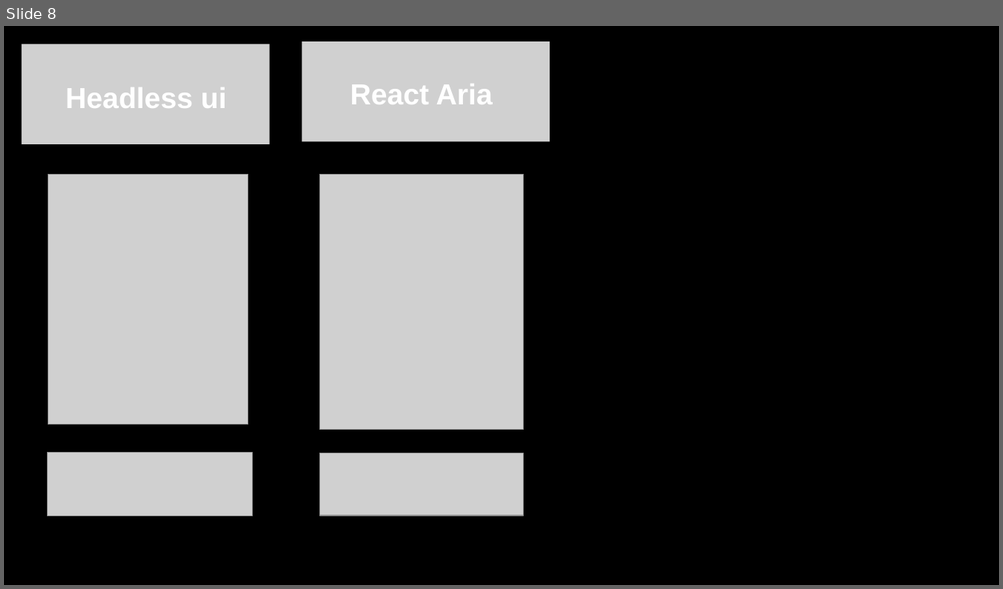
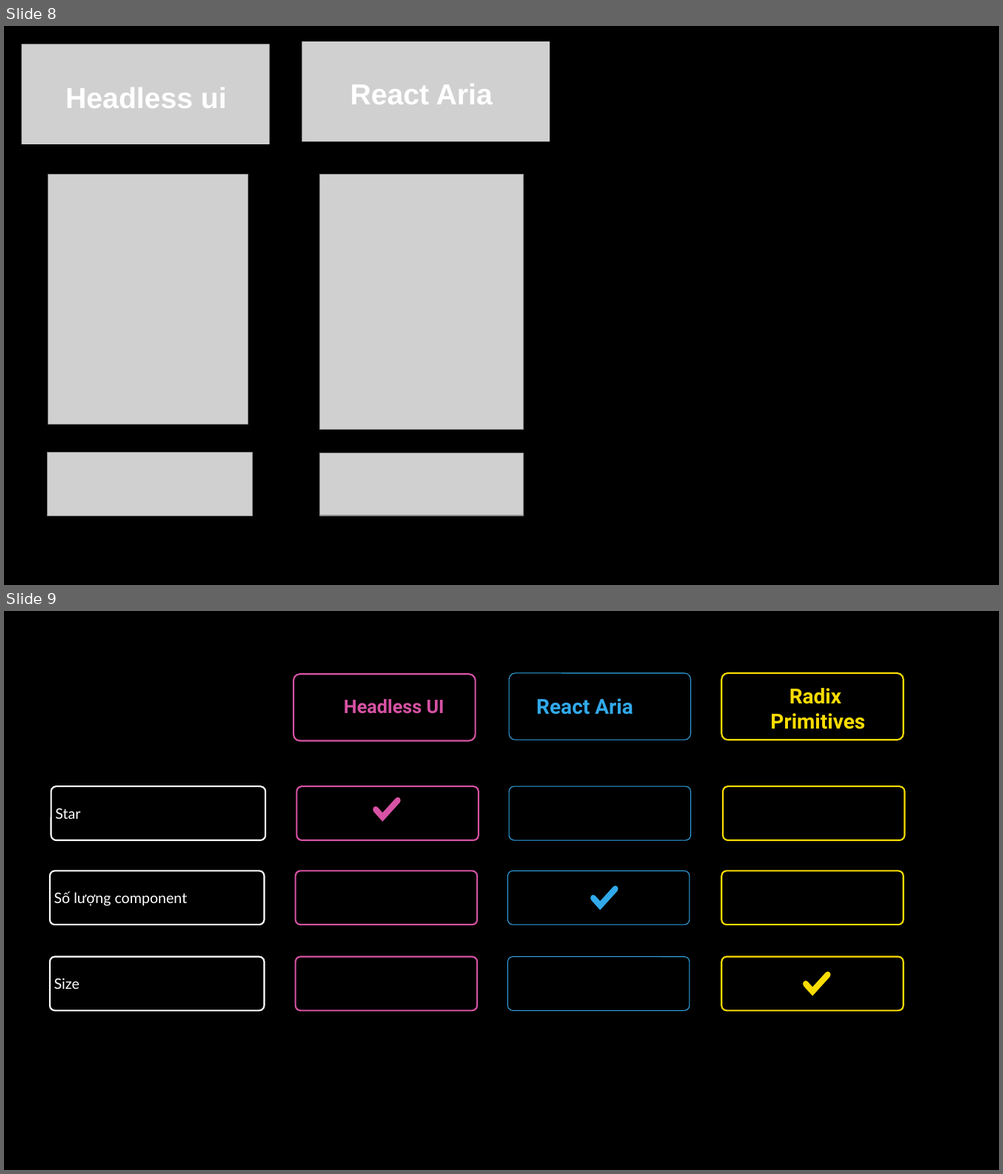
Before and after one commit to lanhanh259/unstyled-ui, a slide deck: unstyled component.pptx. Shown one above the other, each under a label of ours: slide 8 before the commit, slides 8 and 9 after it. The pictures are 1003x589 and 1003x1174 pixels, drawn with LibreOffice and Linux fonts; fonts in the diff are those of the drawing; grey boxes stand for pictures. Boxes give left, top, right and bottom in pixels: in the first picture for what was removed or moved away, otherwise in the second. Text is boxed around its words. In the diff, an @@ line names an element or a change of style, - is before the commit and + after.

```diff
--- a/unstyled component.pptx
+++ b/unstyled component.pptx
@@ slide 9 added at <box>4,611,999,1170</box>, background #000000 @@
@@ rounded rectangle added at <box>293,675,475,741</box>, outline #D752A4 1.5 pt @@
@@ rounded rectangle added at <box>509,673,691,739</box>, outline #31A9EA 0.75 pt @@
@@ rounded rectangle added at <box>722,673,904,739</box>, outline #F9DC01 1.5 pt @@
@@ text added at <box>344,699,444,714</box>, 18 pt, text #D752A4, bold @@
+Headless UI
@@ text added at <box>536,698,633,715</box>, 20 pt, text #31A9EA, bold @@
+React Aria
@@ text added at <box>770,688,865,729</box>, 20 pt, text #F9DC01, bold @@
+Radix
+Primitives
@@ rounded rectangle added at <box>51,786,265,840</box>, outline #FFFFFF 1.5 pt, 14 pt, text #FFFFFF @@
+Star
@@ rounded rectangle added at <box>296,786,478,840</box>, outline #D752A4 1.5 pt @@
@@ rounded rectangle added at <box>509,786,691,840</box>, outline #31A9EA 0.75 pt @@
@@ rounded rectangle added at <box>723,786,905,840</box>, outline #F9DC01 1.5 pt @@
@@ freeform shape added at <box>373,797,401,821</box>, fill #D752A4 @@
@@ rounded rectangle added at <box>50,871,264,925</box>, outline #FFFFFF 1.5 pt, 14 pt, text #FFFFFF @@
+Số lượng component
@@ rounded rectangle added at <box>296,871,478,925</box>, outline #D752A4 1.5 pt @@
@@ rounded rectangle added at <box>508,871,690,925</box>, outline #31A9EA 0.75 pt @@
@@ rounded rectangle added at <box>722,871,904,925</box>, outline #F9DC01 1.5 pt @@
@@ freeform shape added at <box>589,886,618,910</box>, fill #31A9EA @@
@@ rounded rectangle added at <box>50,957,264,1011</box>, outline #FFFFFF 1.5 pt, 14 pt, text #FFFFFF @@
+Size
@@ rounded rectangle added at <box>296,957,478,1011</box>, outline #D752A4 1.5 pt @@
@@ rounded rectangle added at <box>508,957,690,1011</box>, outline #31A9EA 0.75 pt @@
@@ rounded rectangle added at <box>722,957,904,1011</box>, outline #F9DC01 1.5 pt @@
@@ freeform shape added at <box>802,971,831,996</box>, fill #F9DC01 @@
```
Also in this commit, not shown: 3 other files.
